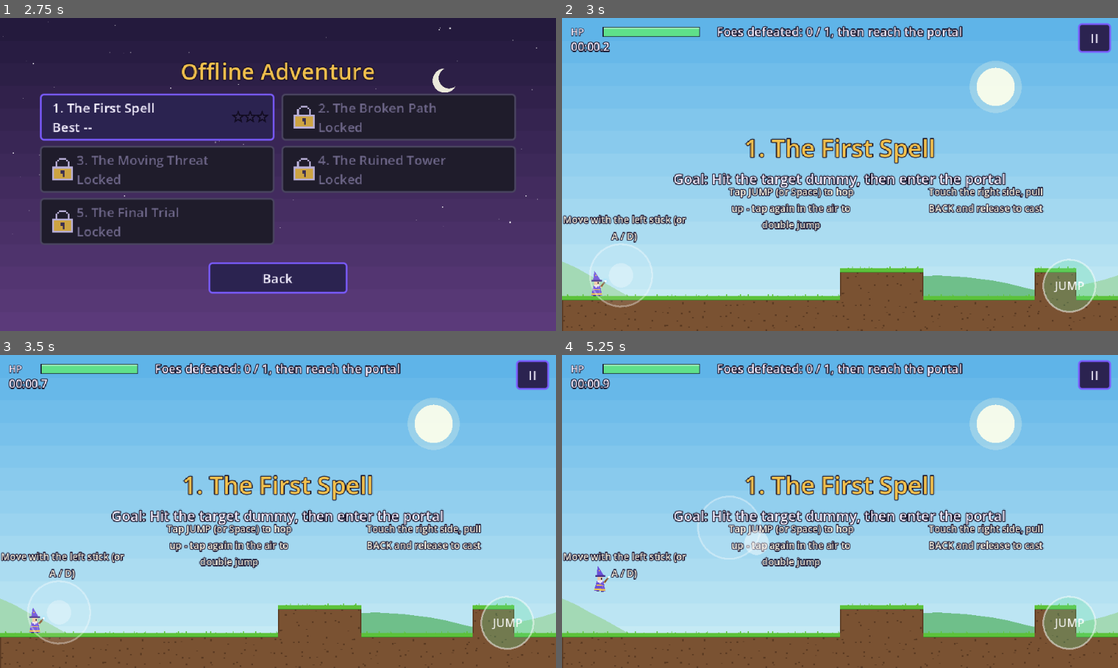
Above: before the commit, frames 1-4 (two rows, left to right).
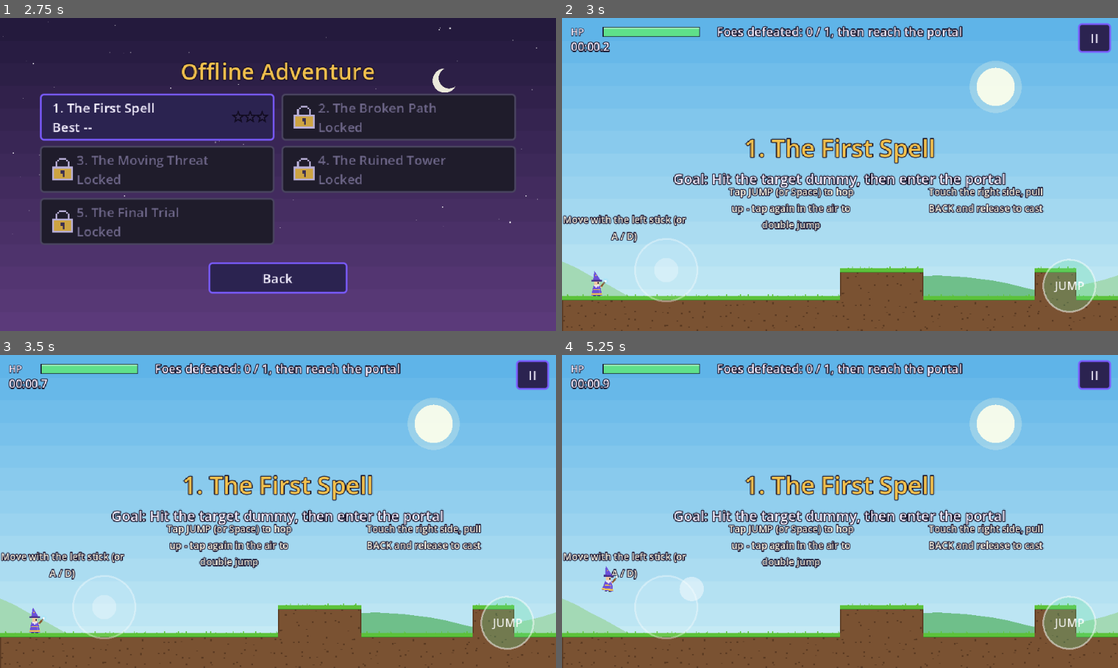
Above: after the commit, the same moments.

Repository: Lynnield/Arcane
Game: Godot game, scene res://scenes/ui/title.tscn
Same seed, same stepped clock (60 frames per second), same inputs: the game is played once before the commit and once after it.
Inputs (mouse positions are in pixels of both pictures, inside the frame that each line leads up to):
- Up to frame 1 (2.75 s): tap Enter at 0.5 s; move the mouse to (400, 158) at 0.52 s; hold D (move_right) 0.53-1.25 s; hold Space (jump) 0.53-1.25 s; click (400, 158) at 0.67 s; click "Play Offline" at 1.25 s; click "Adventure (5 levels)" at 2 s
- Up to frame 2 (3 s): click "1. The First Spell Best --" at 2.75 s
- Up to frame 3 (3.5 s): no input
- Up to frame 4 (5.25 s): click "II" at 3.5 s; click "Restart" at 4.25 s; tap Space (jump) at 5 s; drag from (728, 527) to (812, 574) at 5.02 s

Frame 1 is identical in both runs. In frame 2, 0.8% of the frame differs, in the area x 4-25%, y 70-93%; in frame 3, 0.8%; in frame 4, 1.0%, in the area x 5-38%, y 44-91%.

Commit message:
feat: fixed joystick moved in from the left edge

Diff:
--- a/scripts/touch_controls.gd
+++ b/scripts/touch_controls.gd
@@ -1,6 +1,6 @@
 class_name TouchControls
 extends CanvasLayer
-## Multitouch input: floating joystick (left), jump button (bottom right) and
+## Multitouch input: fixed joystick (bottom left), jump button (bottom right) and
 ## pull-back aiming (anywhere else on the right). A finger belongs to the
 ## control it started on until it lifts, so controls never steal each other's
 ## touches. The jump button area can never start an aim, and releasing an aim
@@ -84,7 +84,7 @@
 
 
 func _joy_home() -> Vector2:
-	return Vector2(68, _screen().y - 64)
+	return Vector2(120, _screen().y - 70)
 
 
 ## Generous hit area: the circle plus extra margin, and the screen corner
@@ -118,9 +118,10 @@
 			_jump_queued = true
 			jump_held = true
 	elif p.x < s.x * LEFT_ZONE:
+		# The joystick stays put: any touch on the left drives it from home.
 		if _joy_index == -1:
 			_joy_index = index
-			_joy_origin = p
+			_joy_origin = _joy_home()
 			_joy_pos = p
 	elif _aim_index == -1:
 		_aim_index = index
@@ -131,10 +132,6 @@
 func _drag(index: int, p: Vector2) -> void:
 	if index == _joy_index:
 		_joy_pos = p
-		# The base follows a finger that slides past the rim.
-		var offset := _joy_pos - _joy_origin
-		if offset.length() > JOY_RADIUS:
-			_joy_origin = _joy_pos - offset.normalized() * JOY_RADIUS
 	elif index == _aim_index:
 		_aim_pos = p
 
